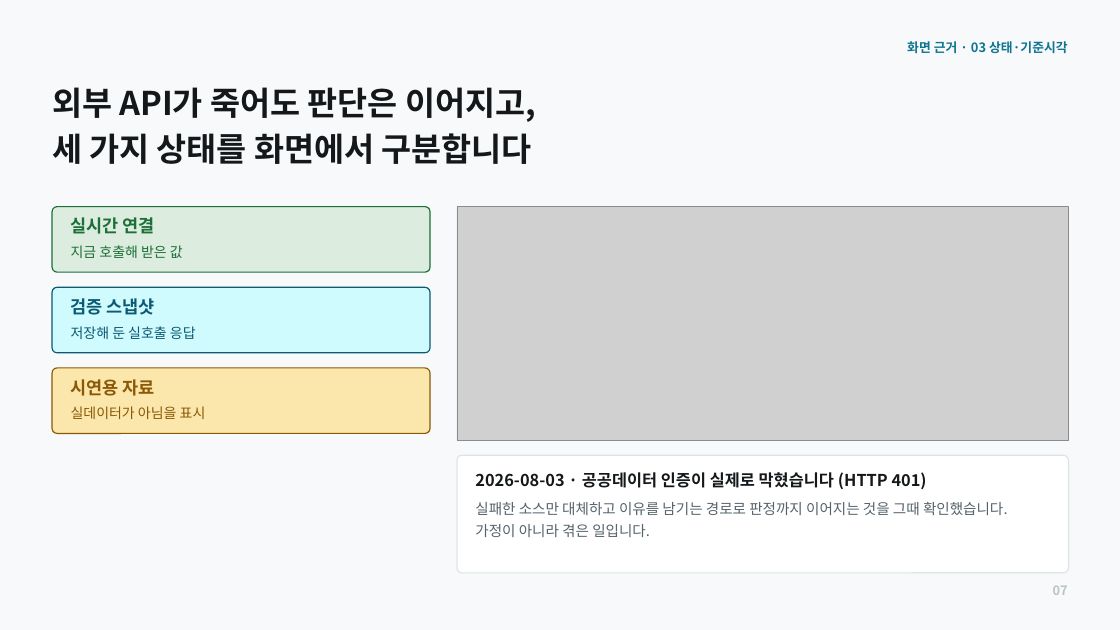
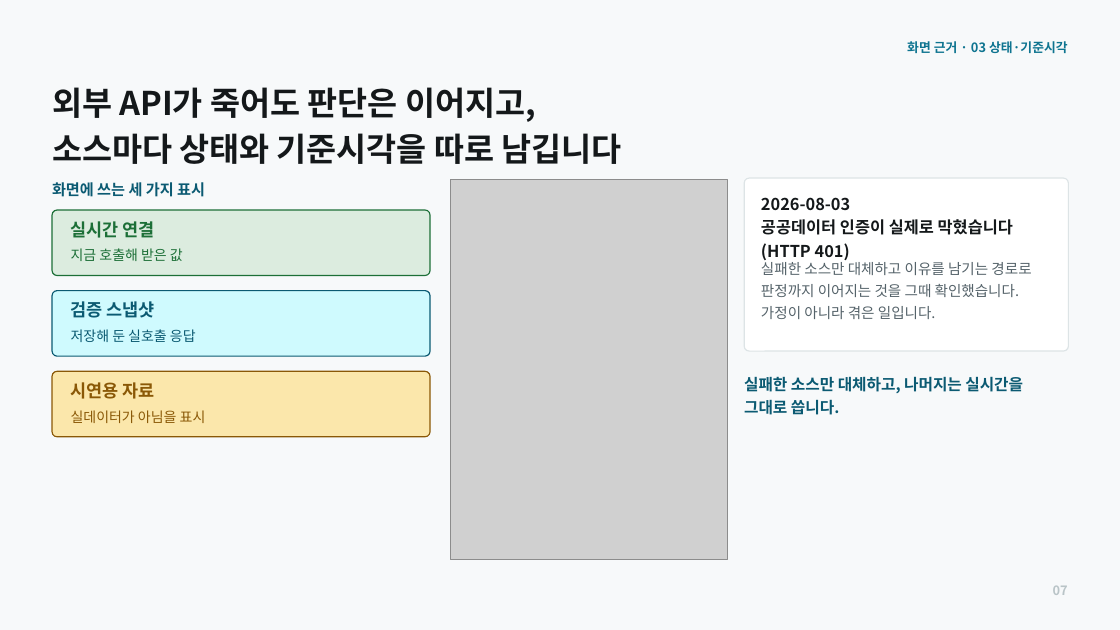
Before and after one commit to kzming2007/batboda, a slide deck: slide 7 of 발표/20260805_밭보다_본선발표_v2.pptx. Drawn at 1120x630 pixels with LibreOffice and Linux fonts; fonts in the diff are those of the drawing; grey boxes stand for pictures. Boxes give left, top, right and bottom in pixels: in the first picture for what was removed or moved away, otherwise in the second. Text is boxed around its words. In the diff, an @@ line names an element or a change of style, - is before the commit and + after.

```diff
--- a/발표/20260805_밭보다_본선발표_v2.pptx
+++ b/발표/20260805_밭보다_본선발표_v2.pptx
@@ text at (52, 133, 622, 164): text changed @@
-세 가지 상태를 화면에서 구분합니다
+소스마다 상태와 기준시각을 따로 남깁니다
@@ rounded rectangle added at (744, 178, 1069, 351), fill #FFFFFF, outline #DDE4E6 1 pt @@
@@ text added at (52, 182, 205, 197), 13 pt, text #0B5A72, bold @@
+화면에 쓰는 세 가지 표시
@@ picture: place and size @@
-picture at (457, 207, 1069, 440)
+picture at (450, 180, 728, 560)
@@ text at (761, 197, 1013, 260): text changed @@
-2026-08-03 · 공공데이터 인증이 실제로 막혔습니다 (HTTP 401)
+2026-08-03
+공공데이터 인증이 실제로 막혔습니다 (HTTP 401)
@@ text "2026-08-03" at (761, 197, 1013, 260): vertical alignment middle to top @@
@@ text "실패한 소스만 대체하고 이유를 남기는 ..." rewrapped from (475, 502, 1008, 537) to (761, 259, 1031, 319) @@
@@ 2 texts, 2 rounded rectangles: place and size @@
-2 texts, 2 rounded rectangles at (52, 207, 430, 419)
+2 texts, 2 rounded rectangles at (52, 210, 430, 423)
@@ text added at (744, 376, 1023, 415), 13.5 pt, text #0B5A72, bold @@
+실패한 소스만 대체하고, 나머지는 실시간을 그대로 씁니다.
@@ rounded rectangle removed at (457, 455, 1069, 573) @@
```
Also in this commit, not shown: 9 other slides changed, 4 other files.
